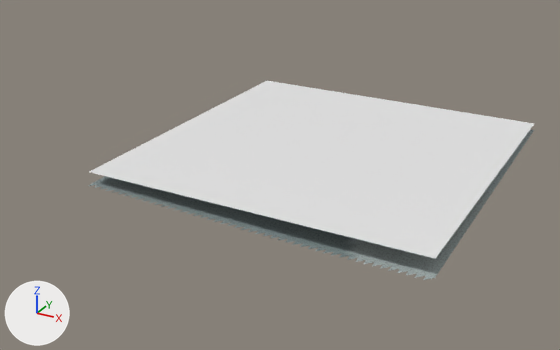
What one commit did to the glTF model eloria-assets/maps/continent-v2/ringholm/client/chunks/10_12/world.glb.
Rendered twice from a 50 mm lens placed at (163.5, -417.2, 82.5), pointed at (60.9, -230.6, -10.7). Arrows for +X, +Y and +Z are at lower left; the lights stay in place. The picture after the commit comes second. Where no turn or scale is listed for an object, it has been applied to the vertices. Vertices at exactly the same position are counted once.

The first picture shows 'AuthoredGround_ringholmBase_ringholm_10_12', 'Water_ringholm_10_12'.
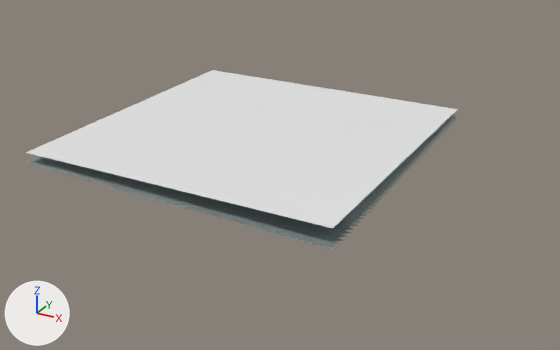
The change, as JSON lines over the scene's bpy script:
```json
{"block": "me_terrain_ringholm_10_12", "where": "# used by ob_terrain_ringholm_10_12; location = (-2710.0, 6841.0, 0.0)"}
{"op": "remove", "block": "me_terrain_ringholm_10_12", "code": "me_terrain_ringholm_10_12.from_pydata(...)  # 2401 vertices, 4608 faces; spans x 2737.0..2833.0, y -7115.0..-7019.0, z -5.3..-2.3"}
{"op": "add", "block": "me_terrain_ringholm_10_12", "code": "me_terrain_ringholm_10_12.from_pydata(...)  # 2401 vertices, 4608 faces; spans x 2711.0..2807.0, y -7113.0..-7017.0, z -5.2..-1.5"}
{"block": "me_terrain_ringholm_10_12", "change": "me_terrain_ringholm_10_12 part 1: 2401 of 2401 vertices moved; they spanned x 2737.0..2833.0, y -7115.0..-7019.0, z -5.3..-2.3 and now span x 2711.0..2807.0, y -7113.0..-7017.0, z -5.2..-1.5; mean shift (-26.0, 2.0, 0.4)"}
{"block": "me_water_ringholm_10_12", "where": "# used by ob_water_ringholm_10_12; location = (-2710.0, 6841.0, 0.0)"}
{"op": "remove", "block": "me_water_ringholm_10_12", "code": "me_water_ringholm_10_12.from_pydata(...)  # 4 vertices, 2 faces; spans x 2737.0..2833.0, y -7116.0..-7020.0, z 0.0"}
{"op": "add", "block": "me_water_ringholm_10_12", "code": "me_water_ringholm_10_12.from_pydata(...)  # 4 vertices, 2 faces; spans x 2712.0..2808.0, y -7114.0..-7018.0, z 0.0"}
{"block": "me_water_ringholm_10_12", "change": "me_water_ringholm_10_12 part 2: the whole mesh is moved by (-25.0, 2.0, 0.0)"}
{"block": "me_authoredground_ringholmbase_ringholm_10_12", "where": "# used by ob_authoredground_ringholmbase_ringholm_10_12; location = (-2710.0, 6841.0, 0.0)"}
{"op": "remove", "block": "me_authoredground_ringholmbase_ringholm_10_12", "code": "me_authoredground_ringholmbase_ringholm_10_12.from_pydata(...)  # 2448 vertices, 4608 faces; spans x 2737.0..2833.0, y -7117.0..-7019.0, z -5.3..-2.3"}
{"op": "add", "block": "me_authoredground_ringholmbase_ringholm_10_12", "code": "me_authoredground_ringholmbase_ringholm_10_12.from_pydata(...)  # 2496 vertices, 4608 faces; spans x 2711.0..2809.0, y -7115.0..-7017.0, z -5.3..-1.5"}
{"block": "me_authoredground_ringholmbase_ringholm_10_12", "change": "me_authoredground_ringholmbase_ringholm_10_12 part 3: 637 vertices removed from x 2737.0..2833.0, y -7117.0..-7019.0, z -5.3..-2.4; 685 vertices added at x 2711.0..2807.0, y -7115.0..-7017.0, z -3.7..-1.5"}
```

Pixel boxes [x1, y1, x2, y2] of what changed, in the pictures (560 x 350 px; the box of a moved part takes in the faces that stretch with it):
```json
{"object": "Water_ringholm_10_12", "change": "mesh moved", "before": [89, 81, 534, 259], "after": [26, 70, 458, 228]}
{"object": "AuthoredGround_ringholmBase_ringholm_10_12", "change": "reshaped", "before": [88, 130, 534, 280], "after": [28, 115, 459, 249], "on screen": "11% shorter"}
{"object": "Terrain_ringholm_10_12", "change": "reshaped", "after": [28, 114, 454, 161], "on screen": "not visible before"}
{"part": 3, "of": "me_authoredground_ringholmbase_ringholm_10_12", "change": "moved or reshaped", "before": [88, 130, 534, 280], "after": [28, 115, 454, 182], "on screen": "mostly hidden"}
```
